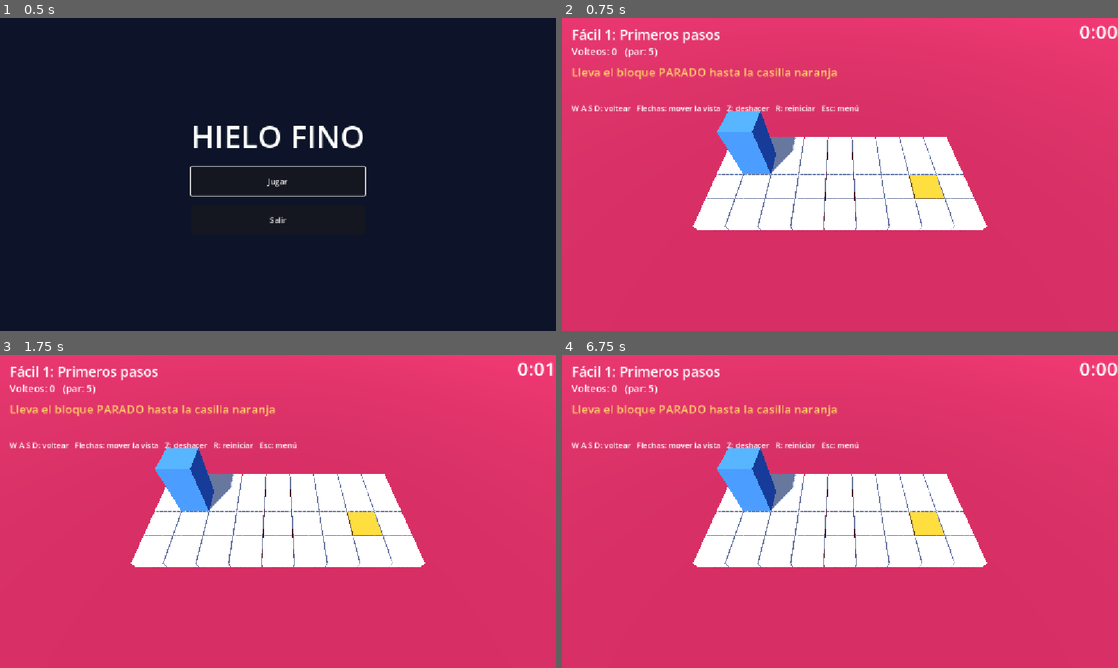
Above: before the commit, frames 1-4 (two rows, left to right).
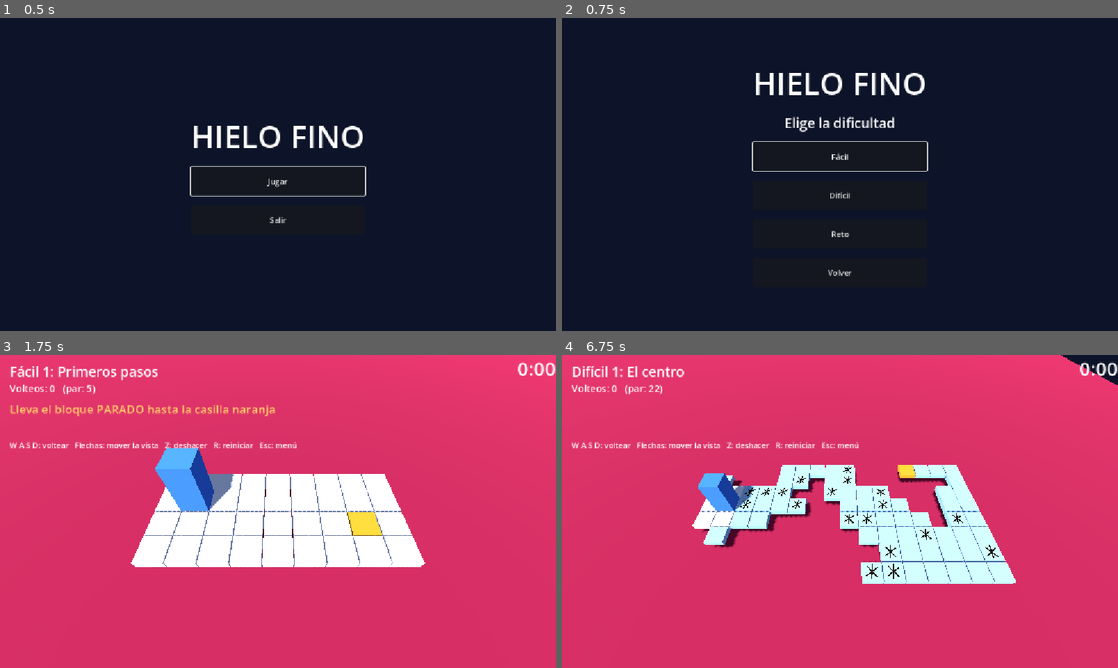
Above: after the commit, the same moments.

Repository: iandifilippo/hielo-fino
Game: Godot game, scene res://escenas/menu.tscn
The game is run twice, just before and just after one commit, with the same random seed, the same clock (stepped at 60 frames per second) and the same inputs.
Inputs (mouse positions are in pixels of both pictures, inside the frame that each line leads up to):
- Up to frame 1 (0.5 s): no input
- Up to frame 2 (0.75 s): click "Jugar" at 0.5 s
- Up to frame 3 (1.75 s): click (278, 492) at 1.25 s, where only the run after the commit has a clickable "Fácil"
- Up to frame 4 (6.75 s): tap Enter at 2, 4.35 s; hold Right 2.03-2.78 s; tap R at 2.1, 2.85, 3.8, 4.55, 5.3 s; tap Space at 2.27, 3.02, 4.52, 5.27 s; hold Down 2.78-3.53 s; hold Right 3.53-4.28 s; tap Z at 3.6 s; hold Up 4.28-5.03 s; hold Left 5.03-5.75 s; tap Keypad Enter at 5.1 s; tap Escape (ui_cancel) at 5.65 s; click "Jugar" at 5.75 s; click (840, 533) at 6.5 s, where only the run after the commit has a clickable "Difícil"

Frame 1 is identical in both runs. In frame 2, 100% of the frame differs, in the area x 0-100%, y 0-100%; in frame 3, less than 0.1%; in frame 4, 20%.

Commit message:
Actualizacion del Menu
Se agrega un sub menu donde se pueden elejir las dificultades del juego facil dificil y reto

Diff:
--- a/project.godot
+++ b/project.godot
@@ -10,7 +10,7 @@
 
 [application]
 
-config/name="Hielo Fino"
+config/name="Hielo Fino Menu Dificultad"
 run/main_scene="uid://b1f83jcp4lajh"
 config/features=PackedStringArray("4.7", "Forward Plus")
 config/icon="res://icon.svg"
--- a/scripts/juego.gd
+++ b/scripts/juego.gd
@@ -72,7 +72,7 @@
 	tiempo = 0.0
 	quieto = 0.0
 	estado = "jugando"
-	var nombres := {"facil": "Fácil", "medio": "Medio", "dificil": "Difícil"}
+	var nombres := {"facil": "Fácil", "medio": "Medio", "dificil": "Difícil", "reto": "Reto"}
 	lbl_titulo.text = "%s %d: %s" % [nombres[Niveles.pack], Niveles.actual + 1, datos["nombre"]]
 	lbl_mensaje.text = ""
 	lbl_ayuda.text = ""
--- a/scripts/menu.gd
+++ b/scripts/menu.gd
@@ -1,6 +1,12 @@
 extends Control
 
 # Menú principal: Jugar y Salir.
+# Al pulsar Jugar se abre un segundo menú: Fácil, Difícil y Reto.
+
+var caja_principal: VBoxContainer
+var caja_dificultad: VBoxContainer
+var btn_jugar: Button
+var btn_facil: Button
 
 func _ready() -> void:
 	set_anchors_preset(Control.PRESET_FULL_RECT)
@@ -23,21 +29,62 @@
 	titulo.add_theme_font_size_override("font_size", 64)
 	caja.add_child(titulo)
 
-	var jugar := Button.new()
-	jugar.text = "Jugar"
-	jugar.custom_minimum_size = Vector2(260, 60)
-	jugar.pressed.connect(_on_jugar)
-	caja.add_child(jugar)
+	# ---------- Menú 1: Jugar / Salir ----------
+	caja_principal = VBoxContainer.new()
+	caja_principal.add_theme_constant_override("separation", 20)
+	caja.add_child(caja_principal)
 
-	var salir := Button.new()
-	salir.text = "Salir"
-	salir.custom_minimum_size = Vector2(260, 60)
-	salir.pressed.connect(_on_salir)
-	caja.add_child(salir)
+	btn_jugar = _crear_boton("Jugar", _on_jugar)
+	caja_principal.add_child(btn_jugar)
+	caja_principal.add_child(_crear_boton("Salir", _on_salir))
 
-	jugar.grab_focus()
+	# ---------- Menú 2: elegir dificultad ----------
+	caja_dificultad = VBoxContainer.new()
+	caja_dificultad.add_theme_constant_override("separation", 20)
+	caja_dificultad.visible = false
+	caja.add_child(caja_dificultad)
+
+	var subtitulo := Label.new()
+	subtitulo.text = "Elige la dificultad"
+	subtitulo.horizontal_alignment = HORIZONTAL_ALIGNMENT_CENTER
+	subtitulo.add_theme_font_size_override("font_size", 28)
+	caja_dificultad.add_child(subtitulo)
+
+	btn_facil = _crear_boton("Fácil", _elegir.bind("facil"))
+	caja_dificultad.add_child(btn_facil)
+	caja_dificultad.add_child(_crear_boton("Difícil", _elegir.bind("dificil")))
+	var reto := _crear_boton("Reto", _elegir.bind("reto"))
+	reto.tooltip_text = "Todos los niveles seguidos, del más fácil al más difícil"
+	caja_dificultad.add_child(reto)
+	caja_dificultad.add_child(_crear_boton("Volver", _on_volver))
+
+	btn_jugar.grab_focus()
+
+func _crear_boton(texto: String, accion: Callable) -> Button:
+	var b := Button.new()
+	b.text = texto
+	b.custom_minimum_size = Vector2(260, 60)
+	b.pressed.connect(accion)
+	return b
+
+func _unhandled_input(event: InputEvent) -> void:
+	# Esc en el menú de dificultad vuelve al menú principal
+	if event.is_action_pressed("ui_cancel") and caja_dificultad.visible:
+		_on_volver()
+		get_viewport().set_input_as_handled()
 
 func _on_jugar() -> void:
+	caja_principal.visible = false
+	caja_dificultad.visible = true
+	btn_facil.grab_focus()
+
+func _on_volver() -> void:
+	caja_dificultad.visible = false
+	caja_principal.visible = true
+	btn_jugar.grab_focus()
+
+func _elegir(pack: String) -> void:
+	Niveles.pack = pack
 	Niveles.actual = 0
 	get_tree().change_scene_to_file("res://escenas/juego.tscn")
 
--- a/scripts/niveles.gd
+++ b/scripts/niveles.gd
@@ -183,8 +183,14 @@
 	],
 }
 
+# "reto" no tiene niveles propios: junta todos seguidos (sin el tutorial).
+static func lista() -> Array:
+	if pack == "reto":
+		return PACKS["facil"].slice(1) + PACKS["medio"] + PACKS["dificil"]
+	return PACKS[pack]
+
 static func nivel() -> Dictionary:
-	return PACKS[pack][actual]
+	return lista()[actual]
 
 static func cantidad() -> int:
-	return PACKS[pack].size()
+	return lista().size()
